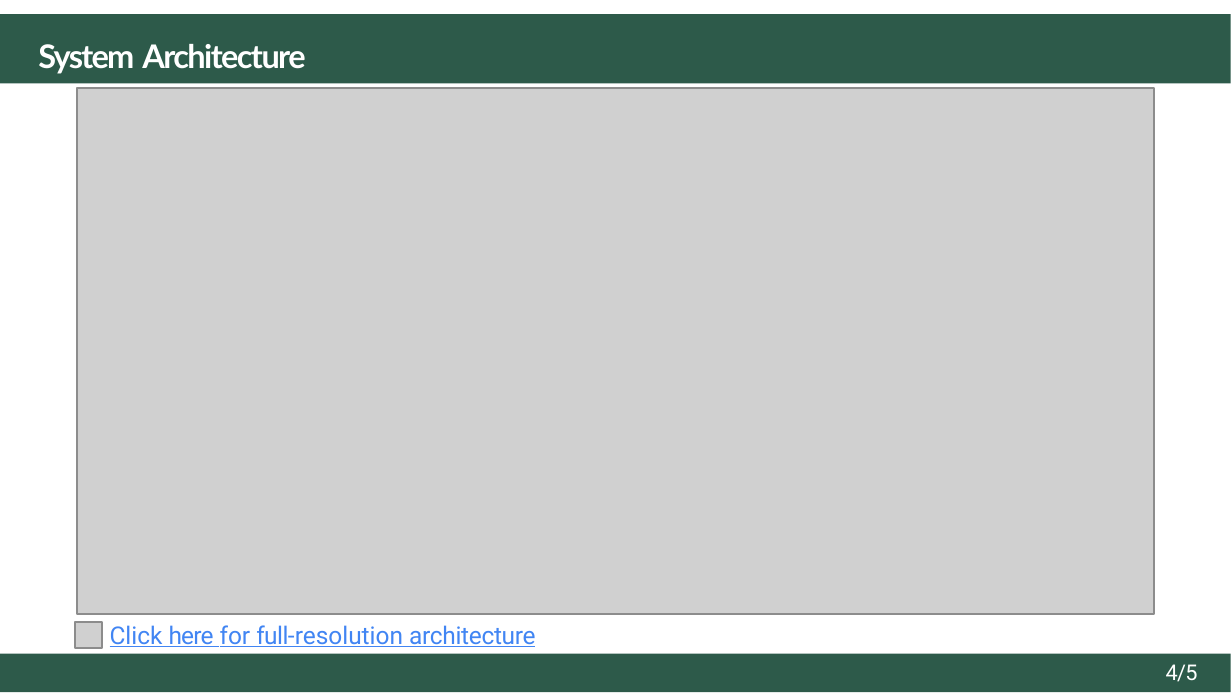
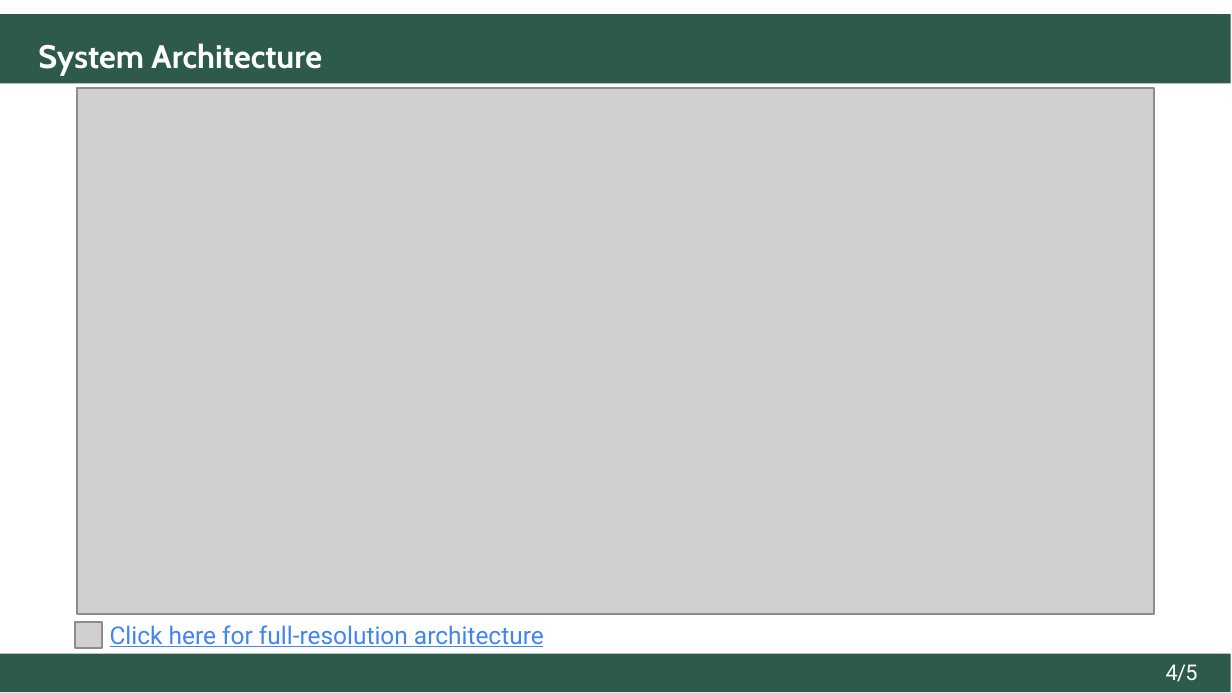
Before and after one commit to ShreehariA/Kahawa-Roots-Pre-Interview-Task, a slide deck: slide 4 of Kahawa_Roots_Pre_Interview_Task_my_approach.pptx. Drawn at 1232x693 pixels with LibreOffice and Linux fonts; fonts in the diff are those of the drawing; grey boxes stand for pictures. Boxes give left, top, right and bottom in pixels: in the first picture for what was removed or moved away, otherwise in the second. Text is boxed around its words. In the diff, an @@ line names an element or a change of style, - is before the commit and + after.

```diff
--- a/Kahawa_Roots_Pre_Interview_Task_my_approach.pptx
+++ b/Kahawa_Roots_Pre_Interview_Task_my_approach.pptx
@@ text "System Architecture" at (38,43,322,76): font Lato to Cabin; letter spacing -0.7 to 0 pt in "System"; letter spacing -0.6 to 0 pt in "Architecture" @@
@@ text "Click here for full-resolution architecture ..." at (110,625,544,654): letter spacing -0.3 to 0 pt in "here"; letter spacing -0.2 to 0 pt in "full-resolution"; letter spacing -0.1 to 0 pt in "architecture diagram" @@
```
Also in this commit, not shown: 4 other slides changed, 2 other files.
